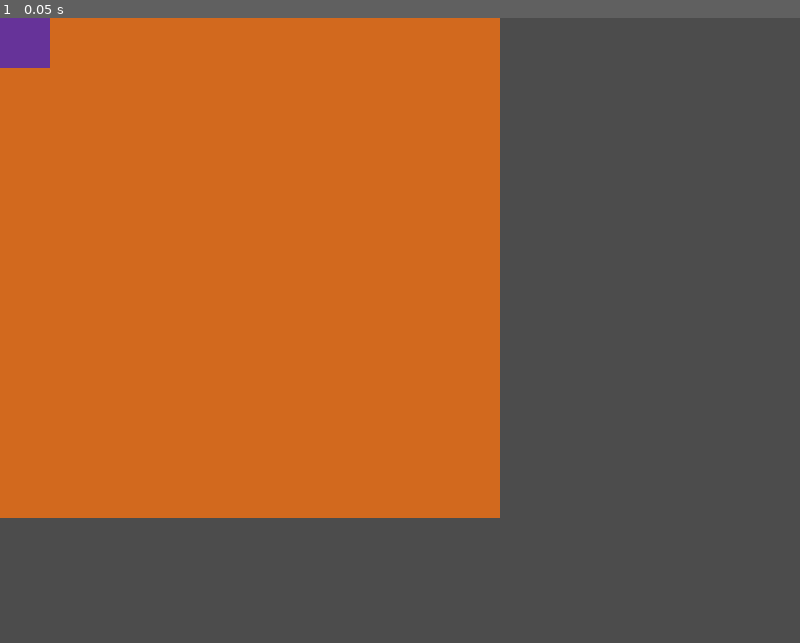
Above: before the commit, frame 1.
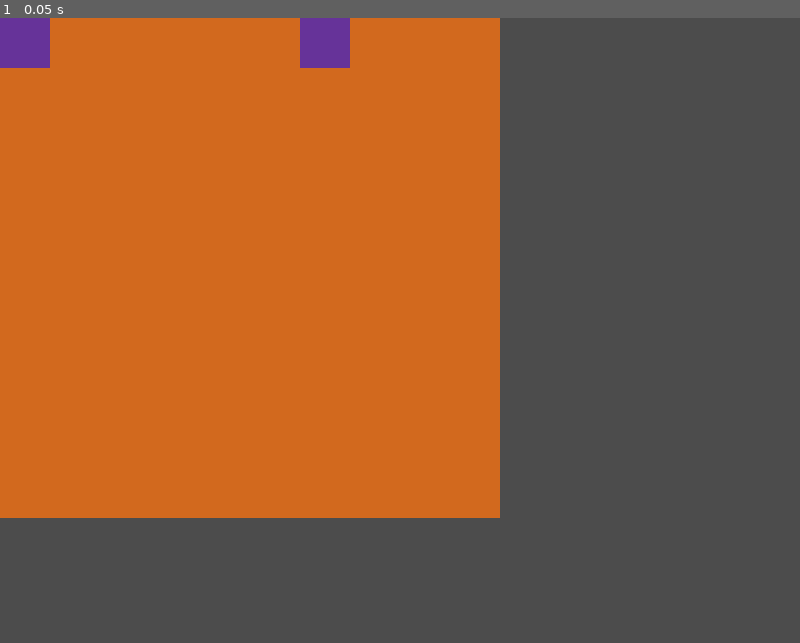
Above: after the commit, the same moment.

Repository: doctor-g/LD48
Game: Godot game, scene res://src/Level.tscn
Two runs of this game, one before a commit and one after it. Both use one fixed random seed, a clock stepped at 60 frames per second and the inputs below.
Inputs:
- Up to frame 1 (0.05 s): no input

The runs differ from the first frame. In frame 1, 0.5% of the frame differs, in the area x 37-44%, y 0-8%.

Commit message:
Add second player

Diff:
--- a/project/project.godot
+++ b/project/project.godot
@@ -68,6 +68,30 @@
 , Object(InputEventJoypadMotion,"resource_local_to_scene":false,"resource_name":"","device":0,"axis":0,"axis_value":-1.0,"script":null)
  ]
 }
+p2_move_up={
+"deadzone": 0.5,
+"events": [ Object(InputEventKey,"resource_local_to_scene":false,"resource_name":"","device":0,"alt":false,"shift":false,"control":false,"meta":false,"command":false,"pressed":false,"scancode":16777232,"unicode":0,"echo":false,"script":null)
+, Object(InputEventJoypadMotion,"resource_local_to_scene":false,"resource_name":"","device":1,"axis":1,"axis_value":-1.0,"script":null)
+ ]
+}
+p2_move_down={
+"deadzone": 0.5,
+"events": [ Object(InputEventKey,"resource_local_to_scene":false,"resource_name":"","device":0,"alt":false,"shift":false,"control":false,"meta":false,"command":false,"pressed":false,"scancode":16777234,"unicode":0,"echo":false,"script":null)
+, Object(InputEventJoypadMotion,"resource_local_to_scene":false,"resource_name":"","device":1,"axis":1,"axis_value":1.0,"script":null)
+ ]
+}
+p2_move_right={
+"deadzone": 0.5,
+"events": [ Object(InputEventKey,"resource_local_to_scene":false,"resource_name":"","device":0,"alt":false,"shift":false,"control":false,"meta":false,"command":false,"pressed":false,"scancode":16777233,"unicode":0,"echo":false,"script":null)
+, Object(InputEventJoypadMotion,"resource_local_to_scene":false,"resource_name":"","device":1,"axis":0,"axis_value":1.0,"script":null)
+ ]
+}
+p2_move_left={
+"deadzone": 0.5,
+"events": [ Object(InputEventKey,"resource_local_to_scene":false,"resource_name":"","device":0,"alt":false,"shift":false,"control":false,"meta":false,"command":false,"pressed":false,"scancode":16777231,"unicode":0,"echo":false,"script":null)
+, Object(InputEventJoypadMotion,"resource_local_to_scene":false,"resource_name":"","device":1,"axis":0,"axis_value":-1.0,"script":null)
+ ]
+}
 
 [physics]
 
--- a/project/src/Level.gd
+++ b/project/src/Level.gd
@@ -1,12 +1,29 @@
 extends Node2D
+
+var player_spawn_points := [ 0,0, 6,0]
 
 func _ready():
 	for i in range(0, Game.WIDTH):
 		for j in range(0, Game.HEIGHT):
-			if not (i==0 and j==0):
+			if not _is_player_spawn_point(i,j):
 				var tile : Node2D = preload("res://src/DirtTile.tscn").instance()
 				add_child(tile)
 				tile.position = Vector2(i * Game.TILE_WIDTH, j * Game.TILE_HEIGHT)
 
-	var player := preload("res://src/Player.tscn").instance()
-	add_child(player)
+	var player1 := preload("res://src/Player.tscn").instance()
+	player1.position.x = player_spawn_points[0] * Game.TILE_WIDTH
+	player1.position.y = player_spawn_points[1] * Game.TILE_HEIGHT
+	add_child(player1)
+
+	var player2 := preload("res://src/Player.tscn").instance()
+	player2.prefix = "p2_"
+	player2.position.x = player_spawn_points[2] * Game.TILE_WIDTH
+	player2.position.y = player_spawn_points[3] * Game.TILE_HEIGHT
+	add_child(player2)
+
+
+func _is_player_spawn_point(x:int, y:int)->bool:
+	for i in range(0, player_spawn_points.size(), 2):
+		if x == player_spawn_points[i] and y == player_spawn_points[i+1]:
+			return true
+	return false
--- a/project/src/Player.gd
+++ b/project/src/Player.gd
@@ -11,10 +11,6 @@
 var _target_location := Vector2.ZERO
 var _accumulated_time := 0.0
 
-
-func _ready():
-	for s in get_groups():
-		print("I am in group " + s)
 
 func _physics_process(delta):
 	if not _moving:
@@ -41,7 +37,11 @@
 		var destination = _start_location.linear_interpolate(_target_location, percent)
 		var collision := move_and_collide(destination - position)
 		if collision != null:
-			print("Hit a thing: %s" % str(collision.collider))
+			# If players run into each other, both are obliterated
+			if collision.collider.is_in_group("players"):
+				collision.collider.queue_free()
+				queue_free()
+
 		if percent >= 1.0:
 			_moving= false
 			_accumulated_time = 0
--- a/project/src/Player.tscn
+++ b/project/src/Player.tscn
@@ -3,7 +3,7 @@
 [ext_resource path="res://src/Player.gd" type="Script" id=2]
 
 [sub_resource type="RectangleShape2D" id=1]
-extents = Vector2( 32, 32 )
+extents = Vector2( 30, 30 )
 
 [node name="Player" type="KinematicBody2D" groups=[
 "players",
